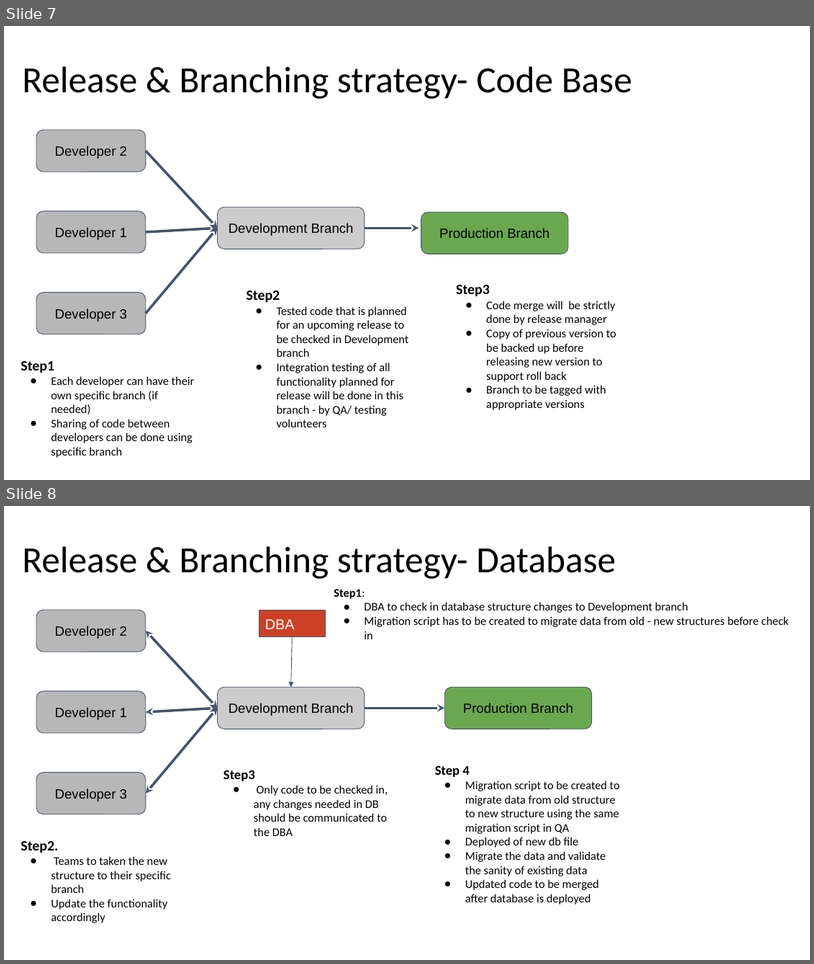
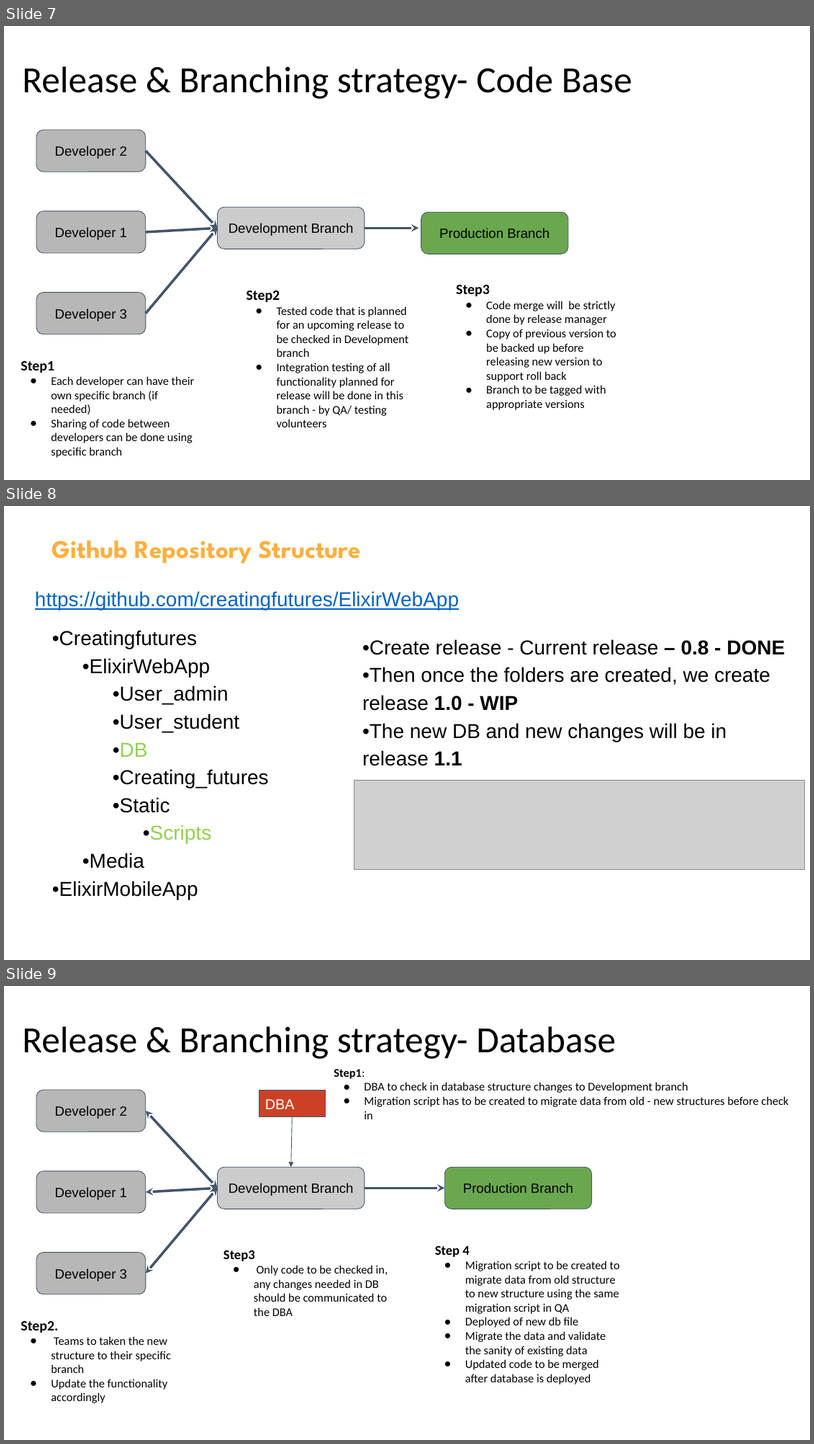
Before and after one commit to creatingfutures/ElixirWebApp, a slide deck: Artefacts/Project Elixir Technical Details.pptx. Shown one above the other, each under a label of ours: slides 7 and 8 before the commit, slides 7, 8 and 9 after it. The pictures are 814x964 and 814x1444 pixels, drawn with LibreOffice and Linux fonts; fonts in the diff are those of the drawing; grey boxes stand for pictures. Boxes give left, top, right and bottom in pixels: in the first picture for what was removed or moved away, otherwise in the second. Text is boxed around its words. In the diff, an @@ line names an element or a change of style, - is before the commit and + after.

```diff
--- a/Artefacts/Project Elixir Technical Details.pptx
+++ b/Artefacts/Project Elixir Technical Details.pptx
@@ slide 8 added at (x1=4, y1=506, x2=810, y2=960), background #FFFFFF @@
@@ title added at (x1=52, y1=541, x2=360, y2=564), 30 pt, text #FBB040, bold @@
+Github Repository Structure
@@ text added at (x1=35, y1=591, x2=459, y2=610), 24 pt, text #0563C1, underline @@
+https://github.com/creatingfutures/ElixirWebApp
@@ text added at (x1=52, y1=630, x2=269, y2=899), 24 pt, text #000000 @@
+•Creatingfutures
+•ElixirWebApp
+•User_admin
+•User_student
+•DB
+•Creating_futures
+•Static
+•Scripts
+•Media
+•ElixirMobileApp
@@ text added at (x1=363, y1=639, x2=785, y2=766), 24 pt, text #000000 @@
+•Create release - Current release – 0.8 - DONE
+•Then once the folders are created, we create release 1.0 - WIP
+•The new DB and new changes will be in release 1.1
@@ picture added at (x1=354, y1=780, x2=805, y2=870) @@
@@ what was slide 8 is now slide 9 @@
```
Also in this commit, not shown: 18 other files.
